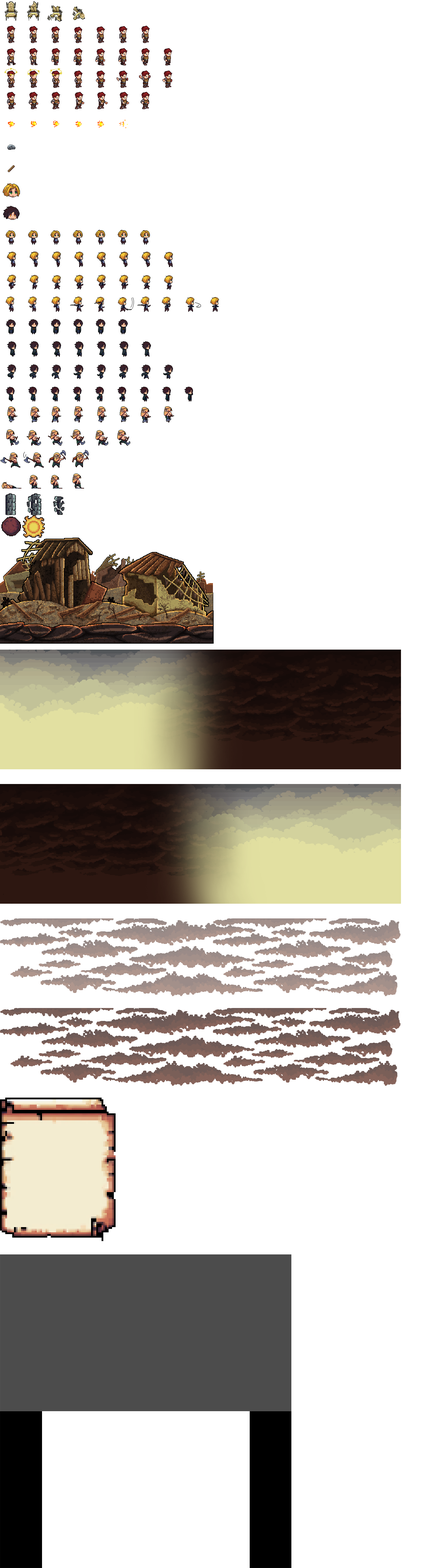
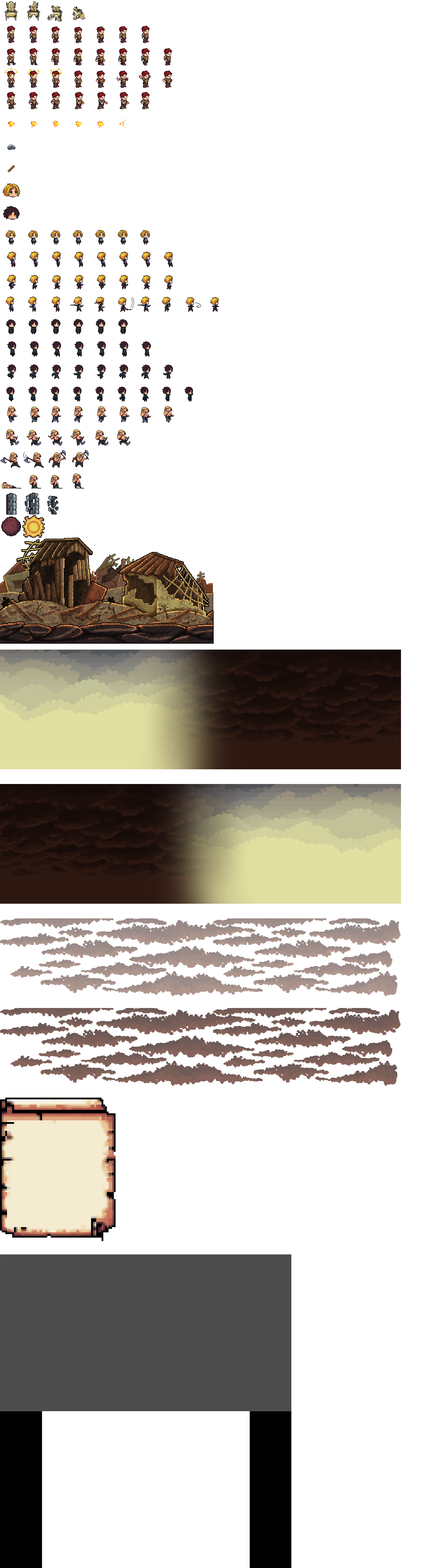
Two versions of the same layered image (422×1568). Layer-by-layer changes:
added layer "Capa 15" in group "Wall" over [46,494,62,515]
added layer "Capa 16" in group "Wall" over [24,492,40,515]
painted on "Wall 1" over [5,492,67,516]
